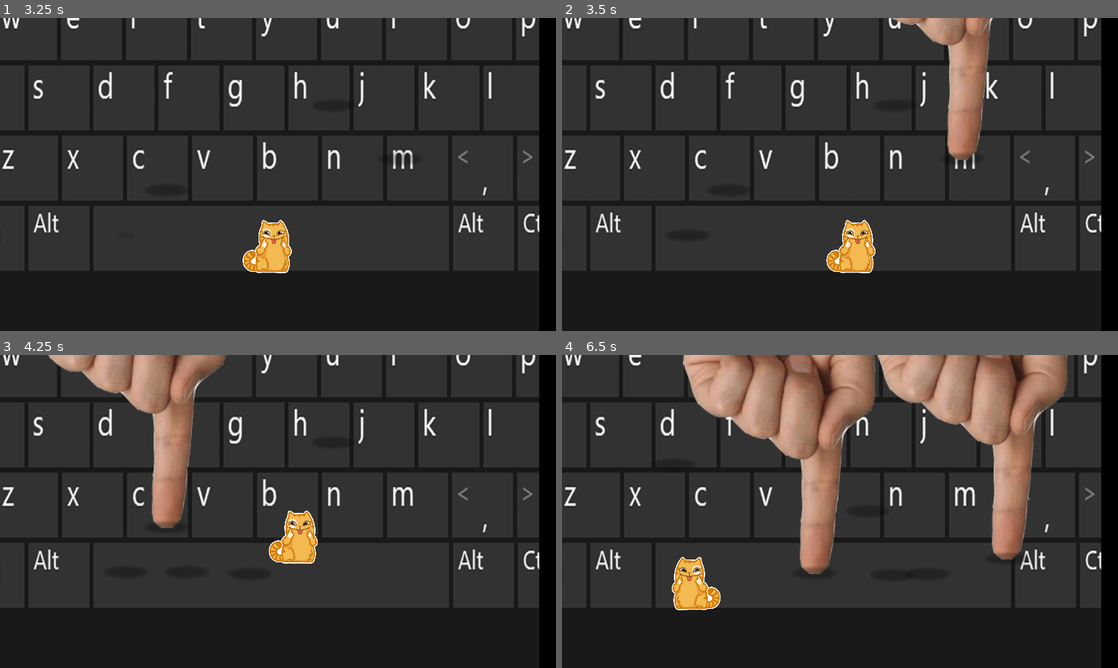
Above: before the commit, frames 1-4 (two rows, left to right).
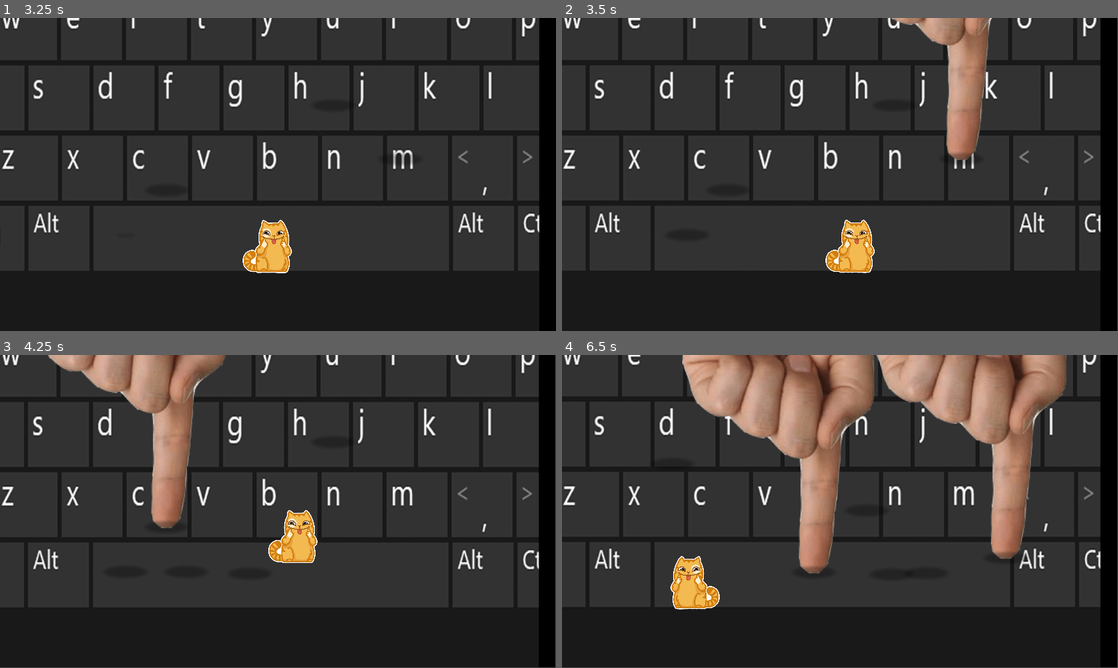
Above: after the commit, the same moments.

Repository: gameraccoon/ludum-dare-54-v2
Game: Godot game, scene res://Main.tscn
The game is run twice, just before and just after one commit, with the same random seed, the same clock (stepped at 60 frames per second) and the same inputs.
Inputs (mouse positions are in pixels of both pictures, inside the frame that each line leads up to):
- Up to frame 1 (3.25 s): click "Start" at 0.5 s; tap Enter (start_game) at 1.25, 2.1, 2.75 s; move the mouse to (400, 158) at 1.27 s; hold Right (move_right) 1.28-2.03 s; hold Shift (Dash) 1.28-2.03 s; click (400, 158) at 1.42 s; move the mouse to (166, 190) at 2.02 s; hold Down (move_down) 2.03-2.78 s; click (166, 190) at 2.17 s; move the mouse to (333, 105) at 2.77 s; hold Right (move_right) from 2.78 s (still down); hold Shift (Dash) from 2.78 s (still down); click (333, 105) at 2.92 s
- Up to frame 2 (3.5 s): keep holding Right (move_right); keep holding Shift (Dash)
- Up to frame 3 (4.25 s): move the mouse to (250, 574) at 3.52 s; release Right (move_right) at 3.53 s; release Shift (Dash) at 3.53 s; hold Up (move_up) from 3.53 s (still down); tap Enter (start_game) at 3.6 s; click (250, 574) at 3.67 s
- Up to frame 4 (6.5 s): move the mouse to (1006, 558) at 4.27 s; release Up (move_up) at 4.28 s; hold Shift (Dash) 4.28-5.03 s; hold Left (move_left) 4.28-5.78 s; click (1006, 558) at 4.42 s; move the mouse to (673, 464) at 5.02 s; tap Enter (start_game) at 5.1 s; click (673, 464) at 5.17 s; move the mouse to (867, 511) at 5.77 s; hold Down (move_down) from 5.78 s (still down); hold Shift (Dash) from 5.78 s (still down); click (867, 511) at 5.92 s

Frame 1 is identical in both runs. In frame 2, 2.9% of the frame differs, in the area x 0-100%, y 0-100%; in frame 3, 2.6%; in frame 4, 4.2%.

Commit message:
Shaking camera

Diff:
--- a/Main.tscn
+++ b/Main.tscn
@@ -1,6 +1,7 @@
-[gd_scene load_steps=8 format=2]
+[gd_scene load_steps=9 format=2]
 
 [ext_resource path="res://Main.gd" type="Script" id=1]
+[ext_resource path="res://scripts/ShakingCamera.gd" type="Script" id=2]
 [ext_resource path="res://Player.tscn" type="PackedScene" id=3]
 [ext_resource path="res://HUD.tscn" type="PackedScene" id=4]
 [ext_resource path="res://art/House In a Forest Loop.ogg" type="AudioStream" id=5]
@@ -41,5 +42,10 @@
 [node name="DeathSound" type="AudioStreamPlayer" parent="."]
 stream = ExtResource( 6 )
 
+[node name="ShakingCamera" type="Camera2D" parent="."]
+position = Vector2( 640, 360 )
+script = ExtResource( 2 )
+
 [connection signal="hit" from="Player" to="." method="game_over"]
+[connection signal="finger_stroke" from="FingerSpawner" to="ShakingCamera" method="_on_FingerSpawner_finger_stroke"]
 [connection signal="start_game" from="HUD" to="." method="new_game"]
--- a/project.godot
+++ b/project.godot
@@ -14,6 +14,10 @@
 config/description="Game made for LD54"
 run/main_scene="res://Main.tscn"
 config/icon="res://icon.png"
+
+[autoload]
+
+Global="*res://scripts/Global.gd"
 
 [display]
 
--- /dev/null
+++ b/scenes/TestCameraShake.tscn
@@ -0,0 +1,16 @@
+[gd_scene load_steps=4 format=2]
+
+[ext_resource path="res://art/character.png" type="Texture" id=1]
+[ext_resource path="res://scripts/ShakingCamera.gd" type="Script" id=2]
+[ext_resource path="res://scripts/Tests/TestShakingCamera.gd" type="Script" id=3]
+
+[node name="Node2D" type="Node2D"]
+script = ExtResource( 3 )
+
+[node name="Character" type="Sprite" parent="."]
+position = Vector2( 661, 310 )
+texture = ExtResource( 1 )
+
+[node name="Camera2D" type="Camera2D" parent="."]
+position = Vector2( 675, 247 )
+script = ExtResource( 2 )
--- a/scenes/TestFingers.tscn
+++ b/scenes/TestFingers.tscn
@@ -1,6 +1,6 @@
 [gd_scene load_steps=3 format=2]
 
-[ext_resource path="res://scripts/TestFingers.gd" type="Script" id=1]
+[ext_resource path="res://scripts/Tests/TestFingers.gd" type="Script" id=1]
 [ext_resource path="res://fingers/FingerSpawner.tscn" type="PackedScene" id=2]
 
 [node name="Node2D" type="Node2D"]
--- a/scripts/Finger.gd
+++ b/scripts/Finger.gd
@@ -25,7 +25,10 @@
 var action_timer = 0.0
 var action_time = 0.0
 
-func strike_at(point: Vector2):
+var finger_stroke_cb = null
+
+func strike_at(point: Vector2, callback):
+	finger_stroke_cb = callback
 	position = point
 	start_state(FingerState.ShowShadow)
 	_update_shadow_weigth(0.0)
@@ -50,6 +53,9 @@
 		var weigth = ease(get_action_factor(), 4.8)
 		_update_finger_weigth(weigth)
 		if action_is_completed():
+			if finger_stroke_cb:
+				finger_stroke_cb.call_func()
+				finger_stroke_cb = null
 			start_state(FingerState.Stay)
 	elif state == FingerState.Stay:
 		if action_is_completed():
--- a/scripts/FingerSpawner.gd
+++ b/scripts/FingerSpawner.gd
@@ -3,7 +3,12 @@
 
 var finger_prefub = preload("res://fingers/Finger.tscn")
 
+signal finger_stroke
+
+func finger_stroke_callback():
+	emit_signal("finger_stroke")
+
 func strike_finger_at(position: Vector2):
 	var new_finger = finger_prefub.instance()
-	new_finger.strike_at(position)
+	new_finger.strike_at(position, funcref(self, "finger_stroke_callback"))
 	add_child(new_finger)
--- /dev/null
+++ b/scripts/ShakingCamera.gd
@@ -0,0 +1,30 @@
+extends Camera2D
+
+var shake_intensity: float = 0
+var shake_duration: float = 0
+var time_passed: float = 0
+
+func _ready():
+	make_current()
+
+func shake_camera(intensity: float, duration: float):
+	shake_intensity = intensity
+	shake_duration = duration
+	time_passed = 0
+
+func _process(delta: float):
+	if time_passed < shake_duration:
+		time_passed += delta
+		offset = Vector2(
+			randf() * shake_intensity,
+			randf() * shake_intensity
+		)
+	else:
+		offset = Vector2.ZERO  # Reset the offset to stop the shake
+
+	# Decreasing the shake intensity over time
+	shake_intensity = lerp(shake_intensity, 0, delta)
+
+
+func _on_FingerSpawner_finger_stroke():
+	shake_camera(3.0, 0.25)
--- /dev/null
+++ b/scripts/Tests/TestShakingCamera.gd
@@ -0,0 +1,5 @@
+extends Node
+
+func _input(event):
+	if event is InputEventMouseButton and not event.is_pressed():
+		$Camera2D.shake_camera(5.0, 0.5)
Renamed: scripts/TestFingers.gd -> scripts/Tests/TestFingers.gd
